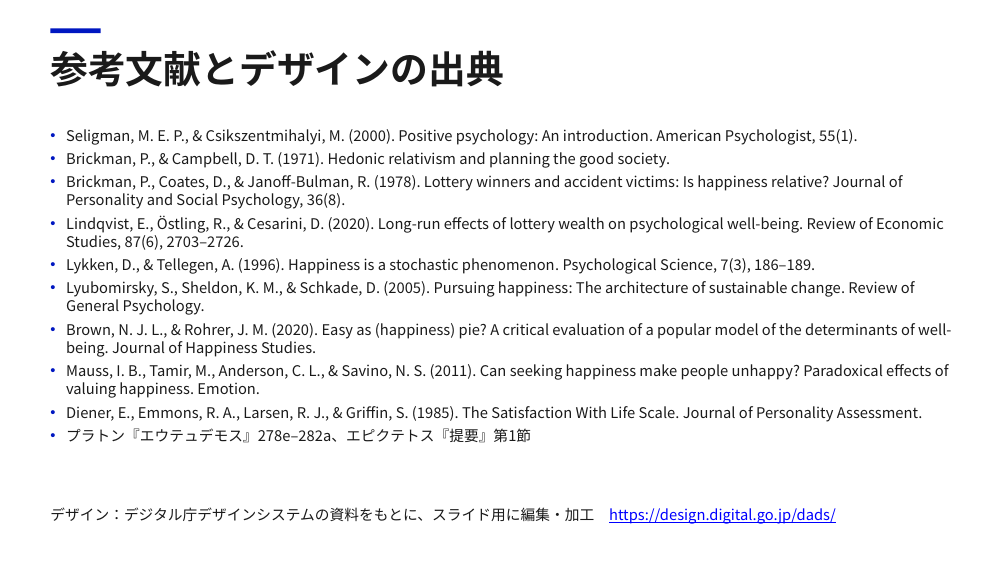
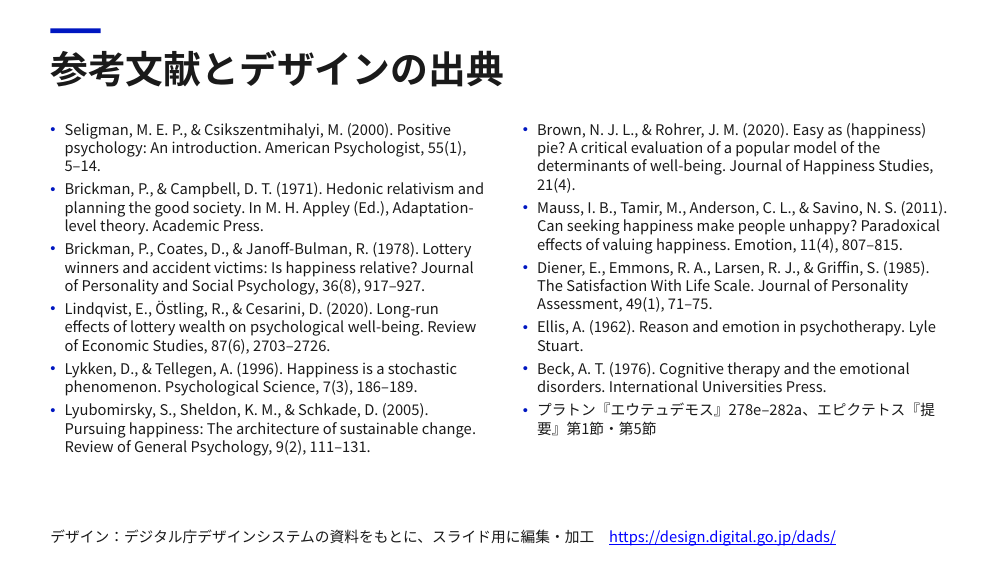
Before and after one commit to Daisetsu1980/markitdown, a slide deck: slide 31 of work/幸福_第2回/幸福_第2回.pptx. Drawn at 1008x567 pixels with LibreOffice and Linux fonts; fonts in the diff are those of the drawing. Boxes give left, top, right and bottom in pixels: in the first picture for what was removed or moved away, otherwise in the second. Text is boxed around its words. In the diff, an @@ line names an element or a change of style, - is before the commit and + after.

```diff
--- a/work/幸福_第2回/幸福_第2回.pptx
+++ b/work/幸福_第2回/幸福_第2回.pptx
@@ text at (65,123,484,295): text changed @@
-• Seligman, M. E. P., & Csikszentmihalyi, M. (2000). Positive psychology: An introduction. American Psychologist, 55(1).
-• Brickman, P., & Campbell, D. T. (1971). Hedonic relativism and planning the good society.
-• Brickman, P., Coates, D., & Janoff-Bulman, R. (1978). Lottery winners and accident victims: Is happiness relative? Journal of Personality and Social Psychology, 36(8).
+• Seligman, M. E. P., & Csikszentmihalyi, M. (2000). Positive psychology: An introduction. American Psychologist, 55(1), 5–14.
+• Brickman, P., & Campbell, D. T. (1971). Hedonic relativism and planning the good society. In M. H. Appley (Ed.), Adaptation-level theory. Academic Press.
+• Brickman, P., Coates, D., & Janoff-Bulman, R. (1978). Lottery winners and accident victims: Is happiness relative? Journal of Personality and Social Psychology, 36(8), 917–927.
@@ text added at (537,123,948,436), 14 pt, text #1A1A1A @@
+• Brown, N. J. L., & Rohrer, J. M. (2020). Easy as (happiness) pie? A critical evaluation of a popular model of the determinants of well-being. Journal of Happiness Studies, 21(4).
+• Mauss, I. B., Tamir, M., Anderson, C. L., & Savino, N. S. (2011). Can seeking happiness make people unhappy? Paradoxical effects of valuing happiness. Emotion, 11(4), 807–815.
+• Diener, E., Emmons, R. A., Larsen, R. J., & Griffin, S. (1985). The Satisfaction With Life Scale. Journal of Personality Assessment, 49(1), 71–75.
+• Ellis, A. (1962). Reason and emotion in psychotherapy. Lyle Stuart.
+• Beck, A. T. (1976). Cognitive therapy and the emotional disorders. International Universities Press.
+• プラトン『エウテュデモス』278e–282a、エピクテトス『提要』第1節・第5節
@@ text at (65,300,476,396): indent changed @@
@@ text at (65,403,476,456): text changed @@
-• Lyubomirsky, S., Sheldon, K. M., & Schkade, D. (2005). Pursuing happiness: The architecture of sustainable change. Review of General Psychology.
-• Brown, N. J. L., & Rohrer, J. M. (2020). Easy as (happiness) pie? A critical evaluation of a popular model of the determinants of well-being. Journal of Happiness Studies.
-• Mauss, I. B., Tamir, M., Anderson, C. L., & Savino, N. S. (2011). Can seeking happiness make people unhappy? Paradoxical effects of valuing happiness. Emotion.
-• Diener, E., Emmons, R. A., Larsen, R. J., & Griffin, S. (1985). The Satisfaction With Life Scale. Journal of Personality Assessment.
-• プラトン『エウテュデモス』278e–282a、エピクテトス『提要』第1節
+• Lyubomirsky, S., Sheldon, K. M., & Schkade, D. (2005). Pursuing happiness: The architecture of sustainable change. Review of General Psychology, 9(2), 111–131.
@@ text "デザイン：デジタル庁デザインシステムの資料をもとに、スライド用に編集・加工 https://design.digital ...": place and size @@
-text "デザイン：デジタル庁デザインシステムの資料をもとに、スライド用に編集・加工 https://design.digital ..." at (50,507,836,524)
+text "デザイン：デジタル庁デザインシステムの資料をもとに、スライド用に編集・加工 https://design.digital ..." at (50,529,836,546)
```
Also in this commit, not shown: 20 other slides changed, 25 other files.
